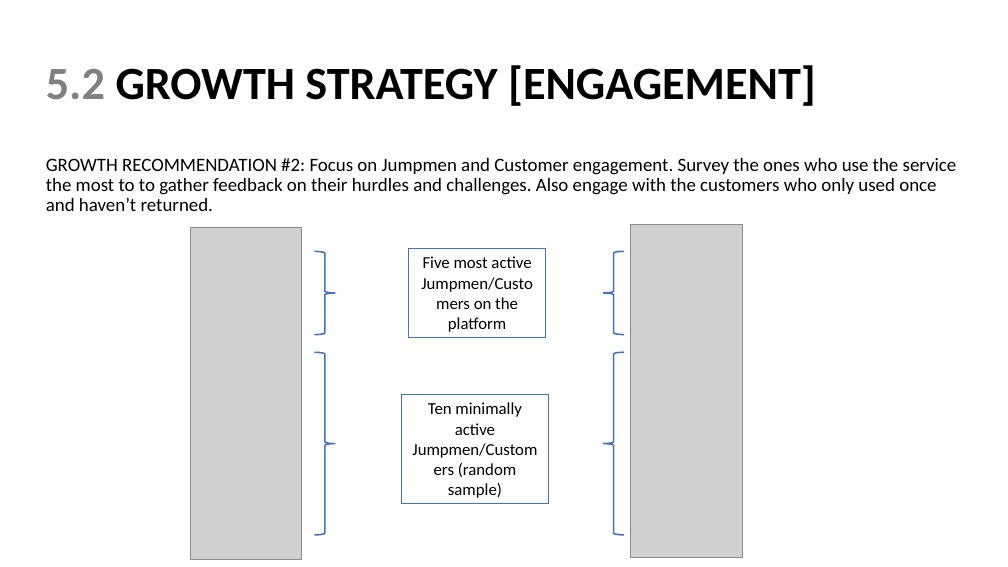
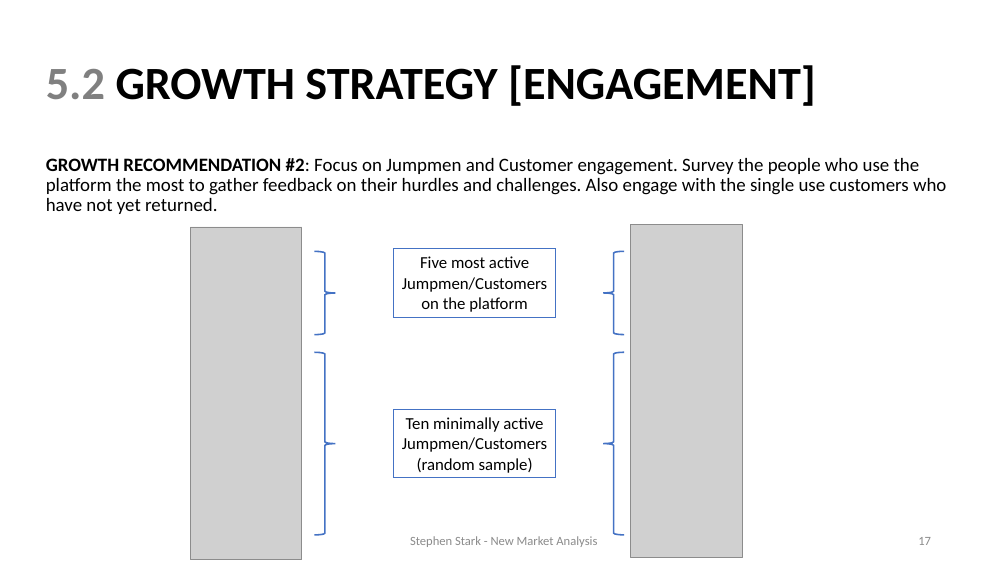
Before and after one commit to sstarkjr/PM_MarketAnalysis, a slide deck: slide 17 of Stephen_Stark_Analysis.pptx. Drawn at 1008x567 pixels with LibreOffice and Linux fonts; fonts in the diff are those of the drawing; grey boxes stand for pictures. Boxes give left, top, right and bottom in pixels: in the first picture for what was removed or moved away, otherwise in the second. Text is boxed around its words. In the diff, an @@ line names an element or a change of style, - is before the commit and + after.

```diff
--- a/Stephen_Stark_Analysis.pptx
+++ b/Stephen_Stark_Analysis.pptx
@@ text at (x1=46, y1=158, x2=946, y2=214): text changed @@
-GROWTH RECOMMENDATION #2: Focus on Jumpmen and Customer engagement. Survey the ones who use the service the most to to gather feedback on their hurdles and challenges. Also engage with the customers who only used once and haven’t returned.
+GROWTH RECOMMENDATION #2: Focus on Jumpmen and Customer engagement. Survey the people who use the platform the most to gather feedback on their hurdles and challenges. Also engage with the single use customers who have not yet returned.
@@ rectangle "Five most active Jumpmen/Customers on ..." resized from (x1=409, y1=249, x2=546, y2=338) to (x1=393, y1=249, x2=556, y2=318) @@
@@ rectangle "Ten minimally active Jumpmen/Customers (random ..." resized from (x1=402, y1=395, x2=549, y2=504) to (x1=393, y1=409, x2=556, y2=478) @@
@@ text added at (x1=410, y1=536, x2=597, y2=547), 12 pt, text #8C8C8C @@
+Stephen Stark - New Market Analysis
@@ text added at (x1=918, y1=537, x2=931, y2=545), 12 pt, text #8C8C8C @@
+17
```
Also in this commit, not shown: 18 other slides changed, 1 other file.
